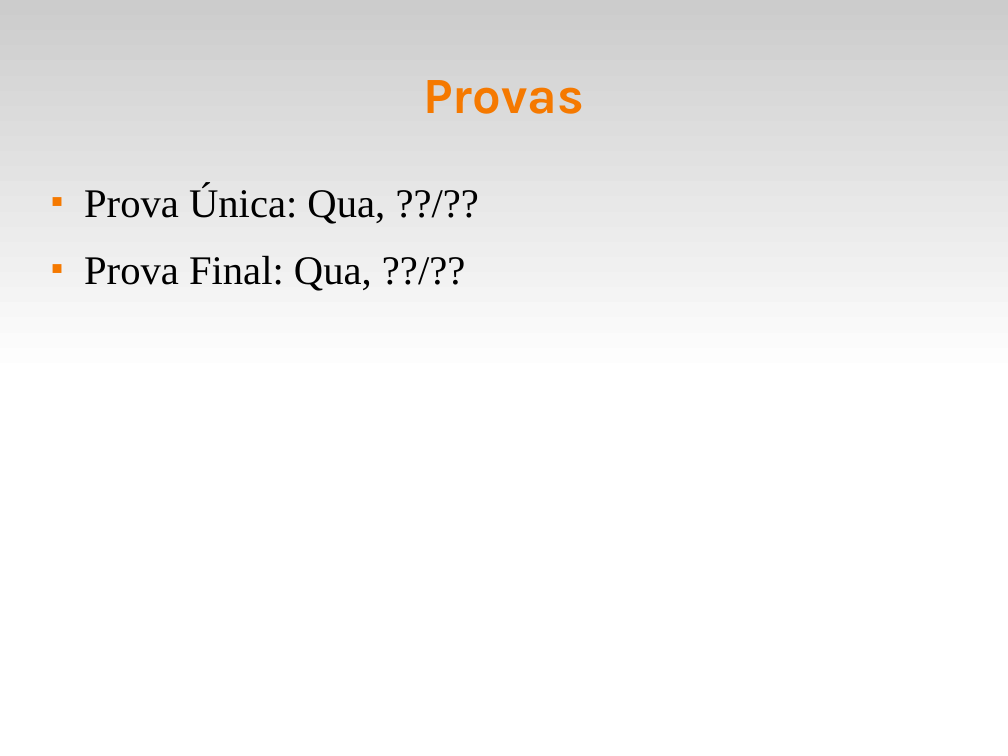
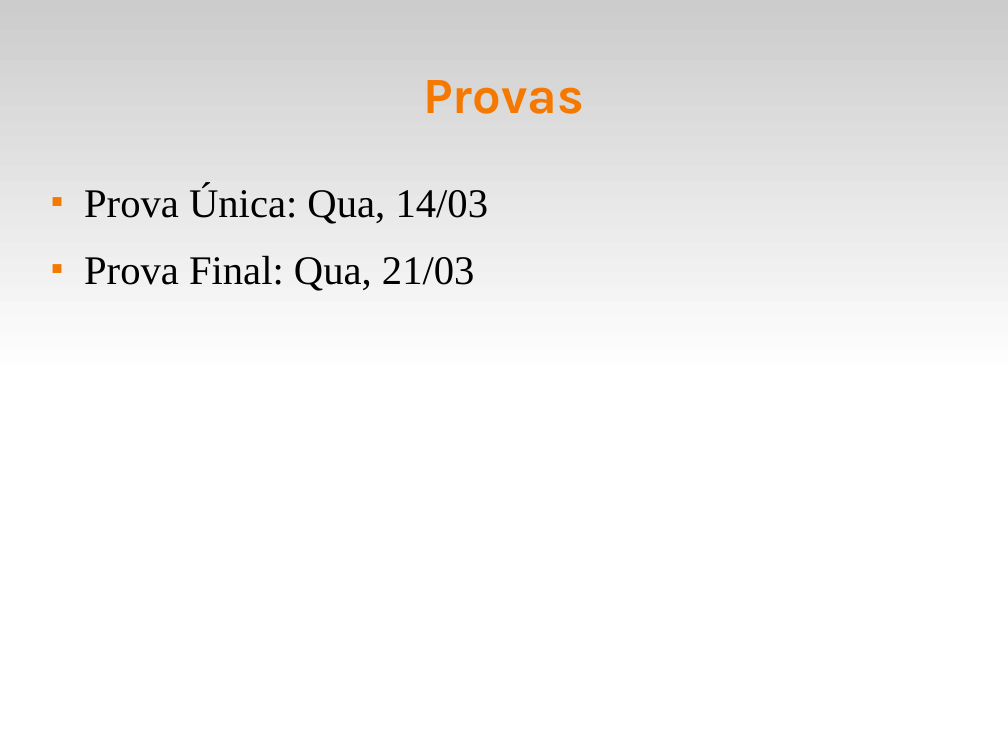
Before and after one commit to fsantanna-uerj/EDL, a slide deck: slide 5 of slides/edl-00.odp. Drawn at 1008x756 pixels with LibreOffice and Linux fonts; fonts in the diff are those of the drawing. Boxes give left, top, right and bottom in pixels: in the first picture for what was removed or moved away, otherwise in the second. Text is boxed around its words. In the diff, an @@ line names an element or a change of style, - is before the commit and + after.

Commit message:
(>) datas das provas

```diff
--- a/slides/edl-00.odp
+++ b/slides/edl-00.odp
@@ text at bbox=[84, 185, 489, 291]: text changed @@
-■ Prova Única: Qua, ??/??
-■ Prova Final: Qua, ??/??
+■ Prova Única: Qua, 14/03
+■ Prova Final: Qua, 21/03
```
Also in this commit, not shown: 1 other file.
